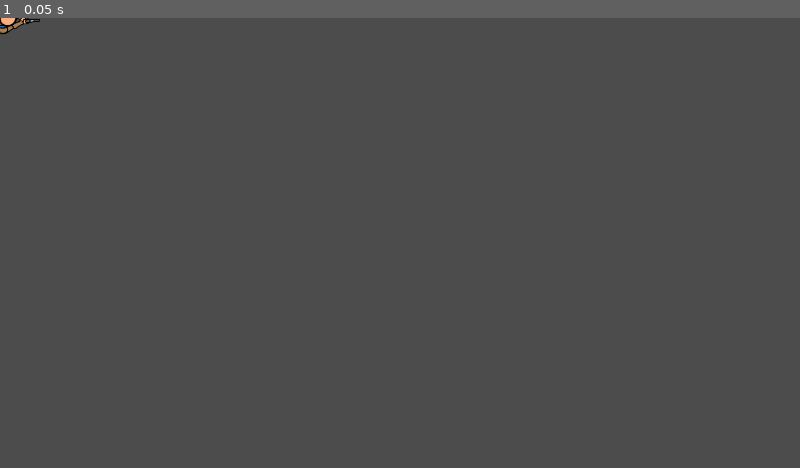
Above: before the commit, frame 1.
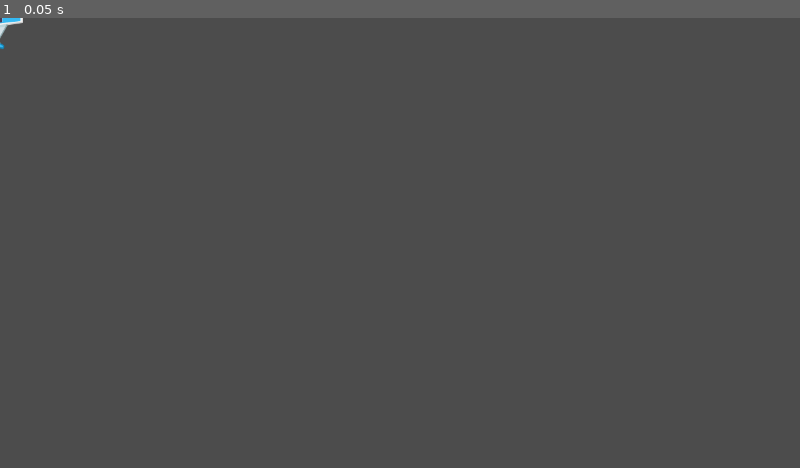
Above: after the commit, the same moment.

Repository: Talamander/bullet-time-fighting
Game: Godot game, scene res://Player/Player.tscn
Same seed, same stepped clock (60 frames per second), same inputs: the game is played once before the commit and once after it. This scene is started directly instead of the project's main scene.
Inputs:
- Up to frame 1 (0.05 s): no input

The runs differ from the first frame. In frame 1, 0.1% of the frame differs, in the area x 0-5%, y 0-7%.

Commit message:
Space Cadets!

Diff:
--- a/Effects/MuzzleFlash.tscn
+++ b/Effects/MuzzleFlash.tscn
@@ -4,7 +4,7 @@
 
 [sub_resource type="Gradient" id=1]
 offsets = PoolRealArray( 0, 0.274074, 1 )
-colors = PoolColorArray( 1, 0.912674, 0.078125, 1, 0.887695, 0.489993, 0.0138702, 1, 0.666667, 0.341176, 0.109804, 0 )
+colors = PoolColorArray( 0.99707, 0.237583, 0.237583, 1, 1, 0.539063, 0.539063, 1, 0.666667, 0.341176, 0.109804, 0 )
 
 [sub_resource type="GradientTexture" id=2]
 gradient = SubResource( 1 )
--- a/Player/Player.gd
+++ b/Player/Player.gd
@@ -3,11 +3,13 @@
 var playerBullet = preload("res://Player/PlayerBullet.tscn")
 var muzzleFlash = preload("res://Effects/MuzzleFlash.tscn")
 
-onready var muzzle = $Muzzle
+onready var muzzle1 = $LeftMuzzle
+onready var muzzle2 = $RightMuzzle
+onready var engineparticles = $EngineParticles
 
 #Movement Variables
-var speed = 300
-var acceleration = 4000
+export(int)var speed = 300
+export(int)var acceleration = 4000
 var motion = Vector2.ZERO
 puppet var puppet_motion = Vector2.ZERO
 puppet var puppet_rotation = global_rotation
@@ -16,24 +18,33 @@
 onready var fireRate = $Timers/fireRateNormal
 onready var fireRateBT = $Timers/fireRateBulletTime
 var canFire = true
+var altFire = true
+var previous = null
+var state = "None"
 
 func _ready():
 	if is_network_master():
 		Global.PlayerStats.connect("player_died", self, "_on_died")
+		$Camera2D.make_current()
+		engineparticles.emitting = false
 
 func _physics_process(delta):
 	if is_network_master():
 		look_rotation()
 
-		var input_vector = get_input_vector()
-		#Vector2.ZERO is true when no move key is being pressed
-		if input_vector == Vector2.ZERO:
+		if Input.is_action_pressed("Thrust"):
+			state = "Flying"
+			var input_vector = get_input_vector()
+			previous = input_vector
+			calc_movement(input_vector * acceleration * delta)
+		elif Input.is_action_pressed("Drift") && !Input.is_action_pressed("Thrust"):
+			calc_movement(previous * acceleration * delta)
+			state = "Drifting"
+		else:
 			apply_friction(acceleration * delta)
-		else:
-			calc_movement(input_vector * acceleration * delta)
 		motion = move_and_slide(motion)
-		#update_animations(input_vector)
-		rpc('update_animations', input_vector)
+
+		rpc('update_particles')
 		rset("puppet_motion", position)
 		rset("puppet_rotation", global_rotation)
 
@@ -50,11 +61,8 @@
 
 
 func get_input_vector():
-	#input vector is direction of key input (WASD)
-	var input_vector = Vector2.ZERO
-	input_vector.x = Input.get_action_strength("ui_right") - Input.get_action_strength("ui_left")
-	input_vector.y = Input.get_action_strength("ui_down") - Input.get_action_strength("ui_up")
-	return input_vector.normalized()
+	var input_vector = Vector2(1, 0).rotated(rotation)
+	return input_vector
 
 func apply_friction(amount):
 	#Get the player movement moving smoothly
@@ -71,22 +79,17 @@
 	else:
 		motion = motion.clamped(speed)
 
+
 func look_rotation():
 	#Gets the mouse location and sets the player rotation to match
 	var look_vector = get_global_mouse_position() - global_position
 	global_rotation = atan2(look_vector.y, look_vector.x)
 
-sync func update_animations(input_vector):
-	if input_vector.x != 0 or input_vector.y != 0:
-		if Global.bullet_time == true:
-			$AnimationPlayer.play("Run_BulletTime")
-			#print ("Bullet_Time Anim")
-		else:
-			#print ("Running")
-			$AnimationPlayer.play("Run")
+sync func update_particles():
+	if state != "Drifting" && motion != Vector2.ZERO:
+		engineparticles.emitting = true
 	else:
-		#print ("Idle")
-		$AnimationPlayer.play("Idle")
+		engineparticles.emitting = false
 
 sync func bullet_time():
 	if Global.bullet_time == false:
@@ -99,6 +102,11 @@
 		#Global.bullet_time = false
 
 sync func fire_bullet():
+	var wingspawnpoint
+	if altFire == true:
+		wingspawnpoint = muzzle1
+	elif altFire == false:
+		wingspawnpoint = muzzle2
 	canFire = false
 	if Global.bullet_time == true:
 		fireRateBT.start()
@@ -106,15 +114,17 @@
 		fireRate.start()
 	var bullet = playerBullet.instance()
 	add_child(bullet)
-	bullet.global_position = muzzle.global_position
+	bullet.global_position = wingspawnpoint.global_position
 	bullet.velocity = Vector2.RIGHT.rotated(self.rotation) * bullet.speed
 	bullet.set_rotation(global_rotation)
-	motion -= bullet.velocity * 5
+	#motion -= bullet.velocity * 5
 
 	var muzzleflash = muzzleFlash.instance()
 	add_child(muzzleflash)
-	muzzleflash.global_position = muzzle.global_position
+	muzzleflash.global_position = wingspawnpoint.global_position
 	muzzleflash.set_rotation(self.rotation)
+
+	altFire = !altFire
 
 
 func _on_fireRate_timeout():
--- a/Player/Player.tscn
+++ b/Player/Player.tscn
@@ -1,64 +1,27 @@
-[gd_scene load_steps=10 format=2]
+[gd_scene load_steps=7 format=2]
 
-[ext_resource path="res://Player/BTF-Anim-Base-SpriteSheet.png" type="Texture" id=1]
+[ext_resource path="res://Player/playerShip1_blue.png" type="Texture" id=1]
 [ext_resource path="res://Player/Player.gd" type="Script" id=2]
-[ext_resource path="res://Boxes/Hurtbox.tscn" type="PackedScene" id=3]
-
-[sub_resource type="CircleShape2D" id=1]
-
-[sub_resource type="Animation" id=2]
-resource_name = "Idle"
-length = 0.1
-tracks/0/type = "value"
-tracks/0/path = NodePath("Sprite:frame")
-tracks/0/interp = 1
-tracks/0/loop_wrap = true
-tracks/0/imported = false
-tracks/0/enabled = true
-tracks/0/keys = {
-"times": PoolRealArray( 0 ),
-"transitions": PoolRealArray( 1 ),
-"update": 1,
-"values": [ 0 ]
-}
-
-[sub_resource type="Animation" id=3]
-length = 1.2
-loop = true
-tracks/0/type = "value"
-tracks/0/path = NodePath("Sprite:frame")
-tracks/0/interp = 1
-tracks/0/loop_wrap = true
-tracks/0/imported = false
-tracks/0/enabled = true
-tracks/0/keys = {
-"times": PoolRealArray( 0, 0.2, 0.4, 0.6, 0.8, 1 ),
-"transitions": PoolRealArray( 1, 1, 1, 1, 1, 1 ),
-"update": 1,
-"values": [ 0, 1, 2, 3, 4, 5 ]
-}
-
-[sub_resource type="Animation" id=4]
-length = 2.4
-loop = true
-step = 0.4
-tracks/0/type = "value"
-tracks/0/path = NodePath("Sprite:frame")
-tracks/0/interp = 1
-tracks/0/loop_wrap = true
-tracks/0/imported = false
-tracks/0/enabled = true
-tracks/0/keys = {
-"times": PoolRealArray( 0, 0.4, 0.8, 1.2, 1.6, 2 ),
-"transitions": PoolRealArray( 1, 1, 1, 1, 1, 1 ),
-"update": 1,
-"values": [ 0, 1, 2, 3, 4, 5 ]
-}
 
 [sub_resource type="RectangleShape2D" id=5]
-extents = Vector2( 13.3024, 24.0297 )
+extents = Vector2( 15.1254, 50.7934 )
 
-[sub_resource type="CircleShape2D" id=6]
+[sub_resource type="Gradient" id=3]
+colors = PoolColorArray( 0.638672, 0.638672, 0.638672, 1, 1, 1, 1, 0 )
+
+[sub_resource type="GradientTexture" id=4]
+gradient = SubResource( 3 )
+
+[sub_resource type="ParticlesMaterial" id=2]
+flag_disable_z = true
+spread = 57.93
+gravity = Vector3( 0, 0, 0 )
+initial_velocity = 45.97
+orbit_velocity = 0.0
+orbit_velocity_random = 0.0
+scale = 13.0
+scale_random = 0.8
+color_ramp = SubResource( 4 )
 
 [node name="Player" type="KinematicBody2D" groups=[
 "time_scale_objects",
@@ -66,55 +29,45 @@
 collision_layer = 2
 collision_mask = 3
 script = ExtResource( 2 )
+speed = 900
+acceleration = 2000
 
 [node name="Sprite" type="Sprite" parent="."]
 rotation = 1.57079
-scale = Vector2( 0.3, 0.3 )
 texture = ExtResource( 1 )
-hframes = 6
 
 [node name="CollisionShape2D" type="CollisionShape2D" parent="."]
-position = Vector2( -2.12537, 0.79343 )
-shape = SubResource( 1 )
+position = Vector2( -10, 0 )
+shape = SubResource( 5 )
 
-[node name="Muzzle" type="Position2D" parent="."]
-position = Vector2( 65.2112, 3.76307 )
+[node name="LeftMuzzle" type="Position2D" parent="."]
+position = Vector2( 20.3186, -47.0755 )
+
+[node name="RightMuzzle" type="Position2D" parent="."]
+position = Vector2( 20.0213, 46.5745 )
 
 [node name="Timers" type="Node" parent="."]
 
 [node name="fireRateNormal" type="Timer" parent="Timers"]
-wait_time = 0.3
+wait_time = 0.1
 one_shot = true
 
 [node name="fireRateBulletTime" type="Timer" parent="Timers"]
-wait_time = 0.6
+wait_time = 0.4
 one_shot = true
 
-[node name="AnimationPlayer" type="AnimationPlayer" parent="."]
-anims/Idle = SubResource( 2 )
-anims/Run = SubResource( 3 )
-anims/Run_BulletTime = SubResource( 4 )
+[node name="Camera2D" type="Camera2D" parent="."]
+zoom = Vector2( 2, 2 )
+process_mode = 0
+smoothing_enabled = true
 
-[node name="Torso" parent="." instance=ExtResource( 3 )]
-collision_layer = 4
-collision_mask = 2147483648
-
-[node name="CollisionShape2D" parent="Torso" index="0"]
-position = Vector2( -12.9784, -0.529732 )
-shape = SubResource( 5 )
-
-[node name="Head" parent="." instance=ExtResource( 3 )]
-collision_layer = 4
-collision_mask = 0
-
-[node name="CollisionShape2D" parent="Head" index="0"]
-position = Vector2( 15.0974, 1.32433 )
-shape = SubResource( 6 )
+[node name="EngineParticles" type="Particles2D" parent="."]
+position = Vector2( -42, 0 )
+rotation = 3.14159
+emitting = false
+amount = 50
+lifetime = 2.0
+local_coords = false
+process_material = SubResource( 2 )
 [connection signal="timeout" from="Timers/fireRateNormal" to="." method="_on_fireRate_timeout"]
 [connection signal="timeout" from="Timers/fireRateBulletTime" to="." method="_on_fireRateBulletTime_timeout"]
-[connection signal="hit" from="Torso" to="." method="_on_Torso_hit"]
-[connection signal="hit" from="Head" to="." method="_on_Head_hit"]
-
-[editable path="Torso"]
-
-[editable path="Head"]
--- a/Player/PlayerBullet.tscn
+++ b/Player/PlayerBullet.tscn
@@ -1,13 +1,14 @@
-[gd_scene load_steps=7 format=2]
+[gd_scene load_steps=8 format=2]
 
 [ext_resource path="res://Parent Classes/Projectile.tscn" type="PackedScene" id=1]
-[ext_resource path="res://Player/Square.png" type="Texture" id=3]
+[ext_resource path="res://Player/RedLaser.png" type="Texture" id=2]
 
 [sub_resource type="RectangleShape2D" id=1]
 extents = Vector2( 4, 2 )
 
 [sub_resource type="Gradient" id=2]
-colors = PoolColorArray( 1, 0.761719, 0, 1, 1, 1, 1, 0 )
+offsets = PoolRealArray( 0.0296296, 1 )
+colors = PoolColorArray( 1, 0.417969, 0.417969, 1, 1, 1, 1, 0 )
 
 [sub_resource type="GradientTexture" id=3]
 gradient = SubResource( 2 )
@@ -15,32 +16,56 @@
 [sub_resource type="ParticlesMaterial" id=4]
 flag_disable_z = true
 direction = Vector3( -1, 0, 0 )
-spread = 7.0
+spread = 44.25
 gravity = Vector3( 0, 0, 0 )
-initial_velocity = 400.0
+initial_velocity = 66.67
 orbit_velocity = 0.0
 orbit_velocity_random = 0.0
 linear_accel = 100.0
-scale = 4.0
-scale_random = 0.5
+scale = 5.0
+scale_random = 0.4
 color_ramp = SubResource( 3 )
+
+[sub_resource type="Animation" id=5]
+resource_name = "Fly"
+length = 0.4
+tracks/0/type = "value"
+tracks/0/path = NodePath("Sprite:frame")
+tracks/0/interp = 1
+tracks/0/loop_wrap = true
+tracks/0/imported = false
+tracks/0/enabled = true
+tracks/0/keys = {
+"times": PoolRealArray( 0, 0.1, 0.2, 0.3 ),
+"transitions": PoolRealArray( 1, 1, 1, 1 ),
+"update": 1,
+"values": [ 0, 1, 2, 3 ]
+}
 
 [node name="PlayerBullet" instance=ExtResource( 1 )]
 collision_layer = 0
 collision_mask = 5
 
 [node name="Sprite" parent="." index="0"]
-modulate = Color( 1, 0.984314, 0, 1 )
 position = Vector2( 1.19209e-07, 0 )
-scale = Vector2( 0.5, 0.25 )
-texture = ExtResource( 3 )
+rotation = 1.5708
+texture = ExtResource( 2 )
 
 [node name="CollisionShape2D" parent="." index="1"]
 shape = SubResource( 1 )
 
+[node name="decayTimer" parent="Timers" index="0"]
+wait_time = 25.0
+
 [node name="Particles2D" parent="." index="3"]
-amount = 50
+amount = 80
+lifetime = 2.0
 visibility_rect = Rect2( -1000, -1000, 2000, 2000 )
+local_coords = false
 process_material = SubResource( 4 )
+
+[node name="AnimationPlayer" type="AnimationPlayer" parent="." index="4"]
+autoplay = "Fly"
+anims/Fly = SubResource( 5 )
 [connection signal="area_entered" from="." to="." method="_on_PlayerBullet_area_entered"]
 [connection signal="body_entered" from="." to="." method="_on_PlayerBullet_body_entered"]
--- a/World/Arena.gd
+++ b/World/Arena.gd
@@ -30,7 +30,7 @@
 
 # Spawns a new player actor, using the provided player_info structure and the given spawn index
 remote func spawn_players(pinfo, spawn_index):
-	# If the spawn_index is -1 then we define it based on the size of the player list
+	# If the spawn_index is -1 then we define it bullet_timeased on the size of the player list
 	if (spawn_index == -1):
 		spawn_index = Network.players.size()
 
--- a/World/Arena.tscn
+++ b/World/Arena.tscn
@@ -1,5 +1,6 @@
-[gd_scene load_steps=2 format=2]
+[gd_scene load_steps=3 format=2]
 
+[ext_resource path="res://World/Background.png" type="Texture" id=1]
 [ext_resource path="res://World/Arena.gd" type="Script" id=2]
 
 [node name="Arena" type="Node2D"]
@@ -41,3 +42,16 @@
 
 [node name="2" type="Position2D" parent="SpawnPoints"]
 position = Vector2( 1148.66, 358.41 )
+
+[node name="ParallaxBackground" type="ParallaxBackground" parent="."]
+scroll_base_scale = Vector2( 0.5, 0.5 )
+
+[node name="ParallaxLayer" type="ParallaxLayer" parent="ParallaxBackground"]
+motion_mirroring = Vector2( 1600, 1200 )
+
+[node name="Starfield" type="Sprite" parent="ParallaxBackground/ParallaxLayer"]
+scale = Vector2( 2, 2 )
+texture = ExtResource( 1 )
+centered = false
+region_enabled = true
+region_rect = Rect2( 0, 0, 1600, 1200 )
--- a/project.godot
+++ b/project.godot
@@ -20,8 +20,9 @@
 
 [application]
 
-config/name="Bullet-time-fighting"
+config/name="Space-Cadets"
 run/main_scene="res://Menu/MainMenu.tscn"
+boot_splash/bg_color=Color( 0, 0, 0, 1 )
 config/icon="res://icon.png"
 
 [autoload]
@@ -75,6 +76,16 @@
 "events": [ Object(InputEventMouseButton,"resource_local_to_scene":false,"resource_name":"","device":0,"alt":false,"shi …(212 unchanged characters)…
  ]
 }
+Thrust={
+"deadzone": 0.5,
+"events": [ Object(InputEventKey,"resource_local_to_scene":false,"resource_name":"","device":0,"alt":false,"shift":false,"control":false,"meta":false,"command":false,"pressed":false,"scancode":32,"unicode":0,"echo":false,"script":null)
+ ]
+}
+Drift={
+"deadzone": 0.5,
+"events": [ Object(InputEventMouseButton,"resource_local_to_scene":false,"resource_name":"","device":0,"alt":false,"shift":false,"control":false,"meta":false,"command":false,"button_mask":0,"position":Vector2( 0, 0 ),"global_position":Vector2( 0, 0 ),"factor":1.0,"button_index":2,"pressed":false,"doubleclick":false,"script":null)
+ ]
+}
 
 [layer_names]
 
Binary file removed: Player/BTF-Anim-Base-SpriteSheet.png
Binary file removed: Player/BTF-Anim-Base.png
Binary file removed: Player/PlayerSpriteSheet.png
Binary file added: Player/RedLaser.png
Not shown, changed: Player/RedLaser.png.import
Binary file removed: Player/Square.png
Not shown, removed: Player/Square.png.import
Binary file removed: Player/Topdown Bullet Time Char Base-Sheet.png
Binary file added: Player/playerShip1_blue.png
Not shown, changed: Player/playerShip1_blue.png.import
Binary file added: World/Background.png
Not shown, changed: World/Background.png.import
(and 2 more such lines)
